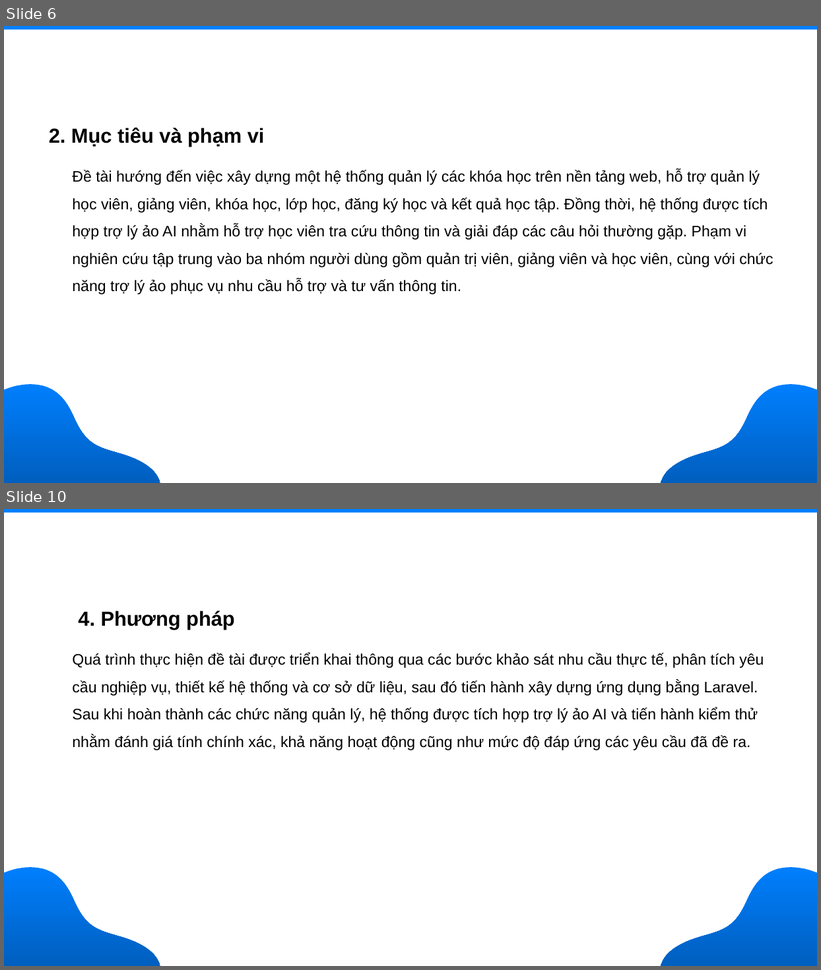
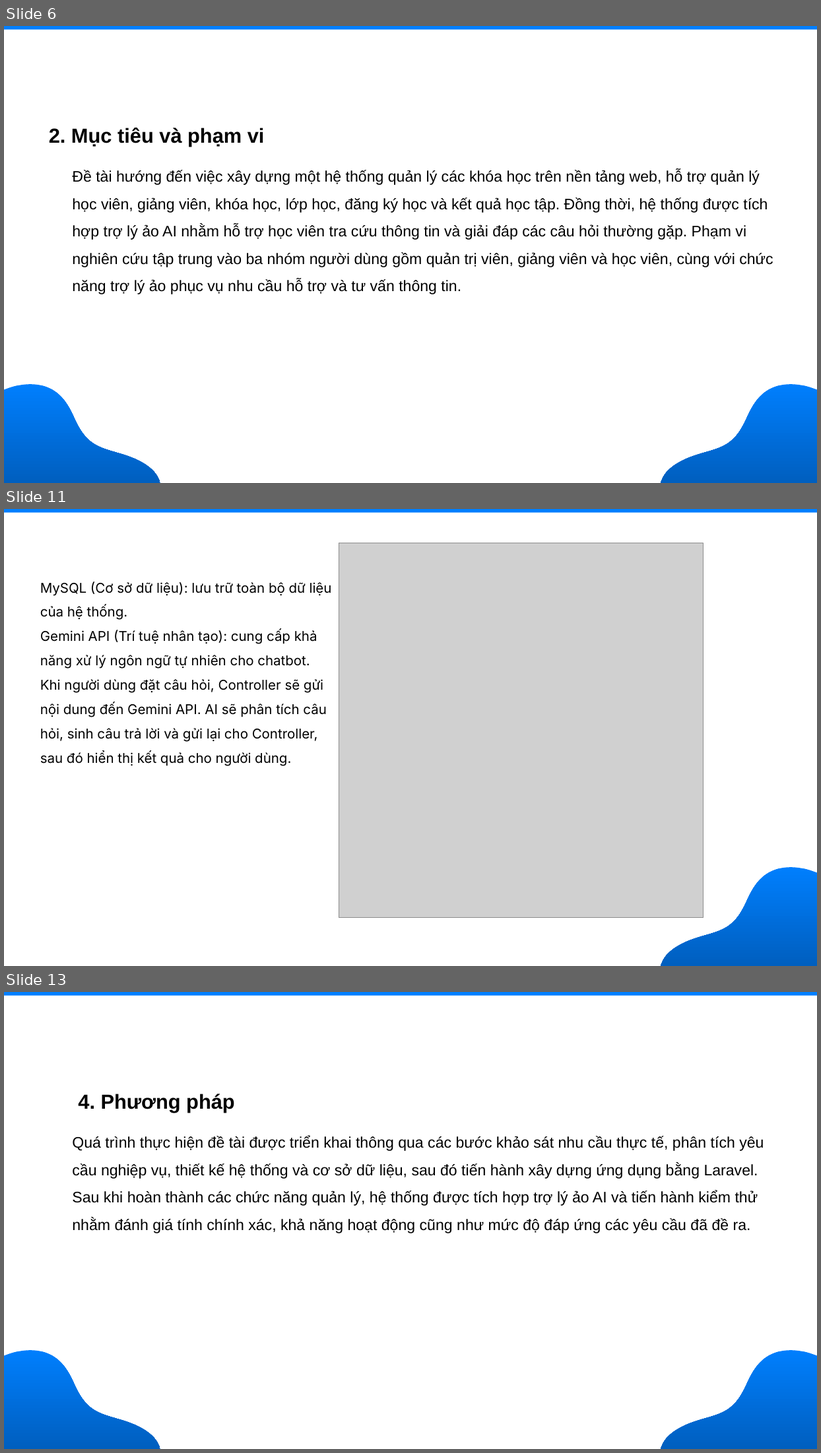
Before and after one commit to nguyendothanhloc/nguyendothanhloc-tn-da22ttd-110122105-nguyendothanhloc-xaydunghethongcotichhoptrolyaochottnn, a slide deck: docs/Slile.pptx. Shown one above the other, each under a label of ours: slides 6 and 10 before the commit, slides 6, 11 and 13 after it; the slides between them are not shown. The pictures are 821x970 and 821x1453 pixels, drawn with LibreOffice and Linux fonts; fonts in the diff are those of the drawing; grey boxes stand for pictures; background and template pictures are left out. Boxes give left, top, right and bottom in pixels: in the first picture for what was removed or moved away, otherwise in the second. Text is boxed around its words. In the diff, an @@ line names an element or a change of style, - is before the commit and + after.

Commit message:
Update: Improve chatbot functionality and UI enhancements
- Enhanced GeminiChatbotService with better context handling
- Updated ConversationService for improved conversation flow
- Added Chinese language test files
- Updated admin dashboard and navigation
- Improved class management views
- Added .kiro specs for documentation
- Updated .gitignore to exclude API key files

```diff
--- a/docs/Slile.pptx
+++ b/docs/Slile.pptx
@@ slide 11 added at (x1=4, y1=509, x2=817, y2=966), background picture (left out) @@
@@ rectangle added at (x1=4, y1=509, x2=817, y2=513), fill #007FFE @@
@@ picture added at (x1=339, y1=543, x2=704, y2=918) @@
@@ text added at (x1=40, y1=582, x2=332, y2=766), 16 pt, text #000000 @@
+MySQL (Cơ sở dữ liệu): lưu trữ toàn bộ dữ liệu của hệ thống.
+Gemini API (Trí tuệ nhân tạo): cung cấp khả năng xử lý ngôn ngữ tự nhiên cho chatbot. Khi người dùng đặt câu hỏi, Controller sẽ gửi nội dung đến Gemini API. AI sẽ phân tích câu hỏi, sinh câu trả lời và gửi lại cho Controller, sau đó hiển thị kết quả cho người dùng.
@@ freeform shape added at (x1=661, y1=866, x2=817, y2=966), fill gradient #007FFE to #005FBE @@
@@ what was slide 10 is now slide 13 @@
```
Also in this commit, not shown: 13 slides changed, 4 other slides added, 45 other files.
